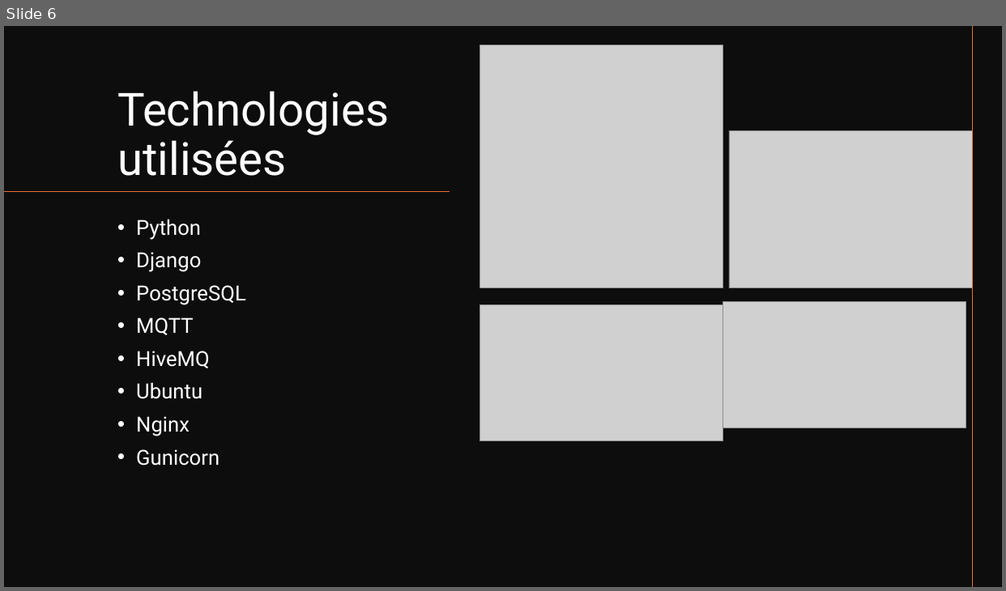
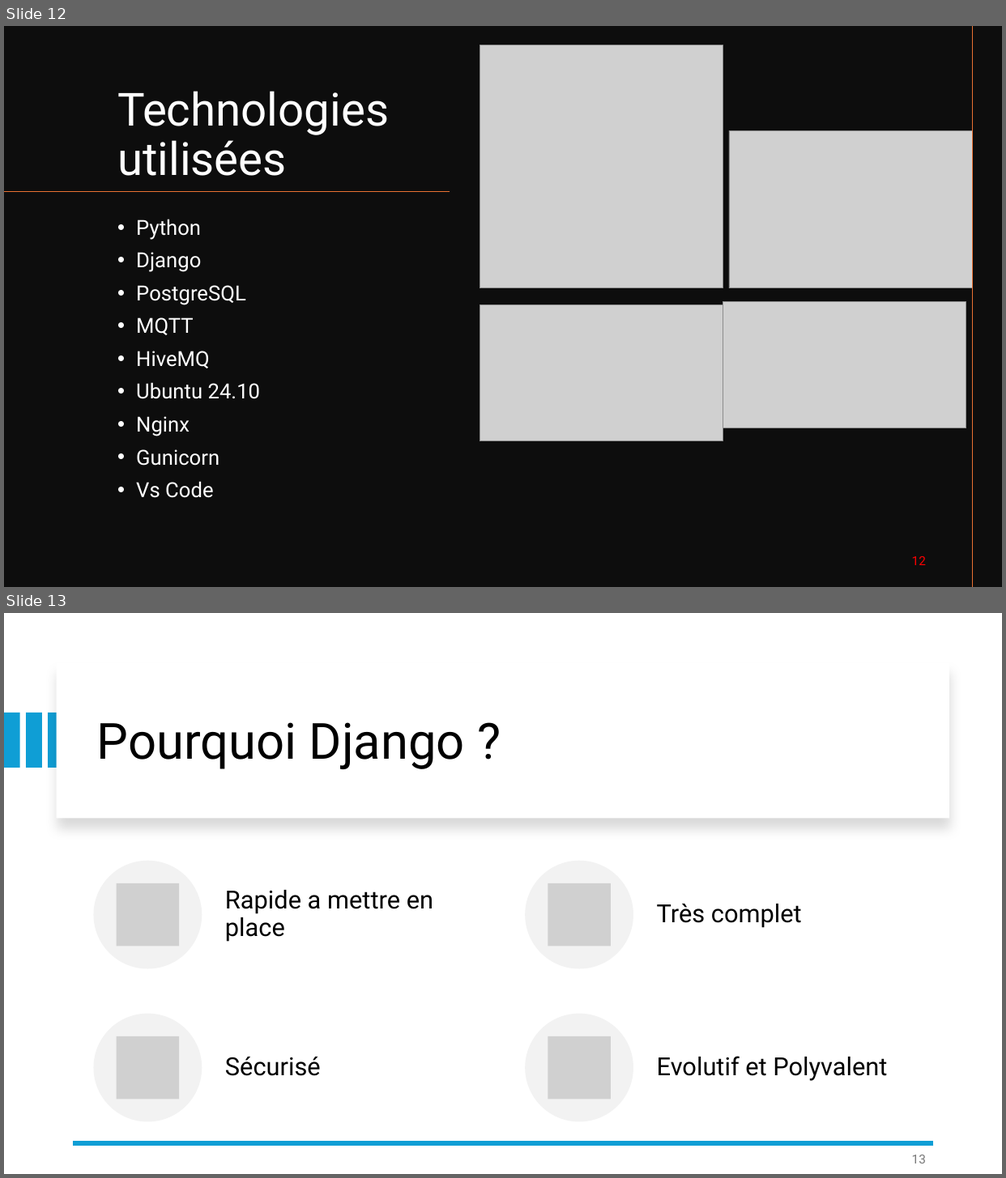
Before and after one commit to Eliott-07/Centrale-PV-Securisee-2026, a slide deck: docs/Présentation_Projet_SMACP.pptx. Shown one above the other, each under a label of ours: slide 6 before the commit, slides 12 and 13 after it. The pictures are 1006x591 and 1006x1178 pixels, drawn with LibreOffice and Linux fonts; fonts in the diff are those of the drawing; grey boxes stand for pictures. Boxes give left, top, right and bottom in pixels: in the first picture for what was removed or moved away, otherwise in the second. Text is boxed around its words. In the diff, an @@ line names an element or a change of style, - is before the commit and + after.

```diff
--- a/docs/Présentation_Projet_SMACP.pptx
+++ b/docs/Présentation_Projet_SMACP.pptx
@@ slide 13 added at <box>4,613,1002,1174</box>, background #FFFFFF @@
@@ rectangle added at <box>57,663,949,818</box>, fill #FFFFFF @@
@@ rectangle added at <box>4,713,19,768</box>, fill #0F9ED5 @@
@@ rectangle added at <box>26,713,41,768</box>, fill #0F9ED5 @@
@@ rectangle added at <box>49,713,64,768</box>, fill #0F9ED5 @@
@@ title added at <box>97,722,465,769</box>, 48 pt, text #000000 @@
+Pourquoi Django ?
@@ group added at <box>94,861,887,1122</box>: 4 ellipses, 4 pictures, 4 texts @@
+Rapide a mettre en place
+Très complet
+Sécurisé
+Evolutif et Polyvalent
@@ line added from (934, 1144) to (73, 1144), #0F9ED5 4.5 pt @@
@@ page number added at <box>912,1155,926,1164</box>, 12 pt, text #797979 @@
+13
@@ what was slide 6 is now slide 12 @@
@@ slide 12 changed as well @@
@@ text at <box>136,382,261,399</box>: text changed @@
-• Ubuntu
+• Ubuntu 24.10
@@ text at <box>136,481,213,498</box>: paragraph added @@
+• Vs Code
@@ page number added at <box>912,557,926,565</box>, 12 pt, text #FF0000 @@
+12
```
Also in this commit, not shown: 6 other slides changed, 20 other slides added, 3 slides removed, 2 other files.
